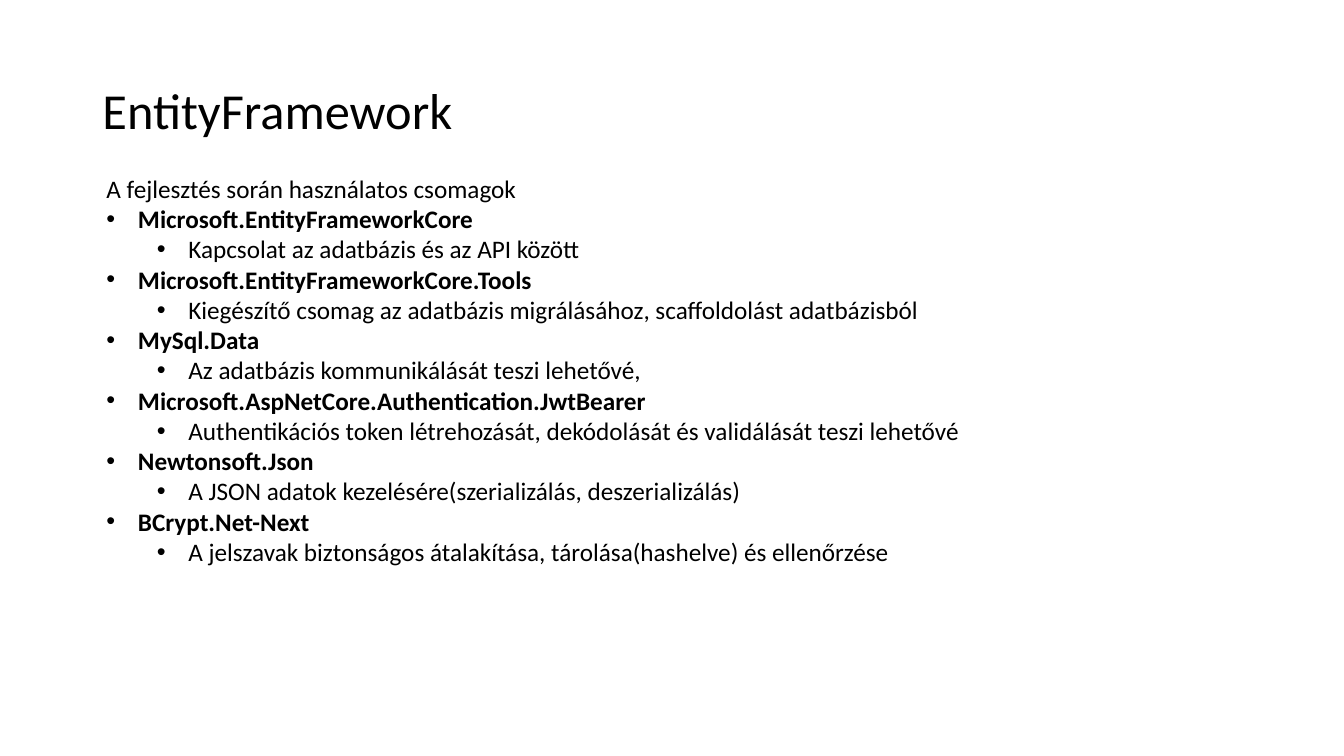
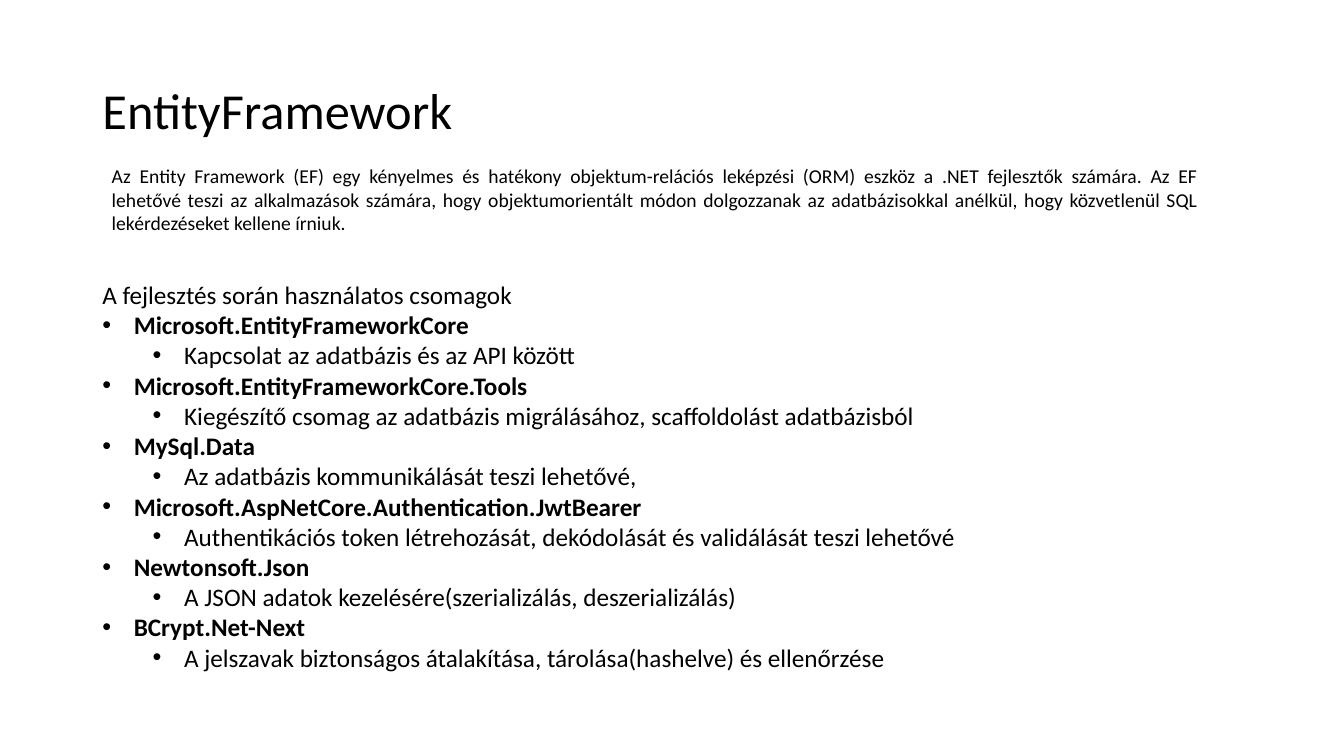
Before and after one commit to tothv1/Vizsgamunka, a slide deck: slide 3 of Syntax_Quest.pptx. Drawn at 1344x756 pixels with LibreOffice and Linux fonts; fonts in the diff are those of the drawing. Boxes give left, top, right and bottom in pixels: in the first picture for what was removed or moved away, otherwise in the second. Text is boxed around its words. In the diff, an @@ line names an element or a change of style, - is before the commit and + after.

Commit message:
ppt update

```diff
--- a/Syntax_Quest.pptx
+++ b/Syntax_Quest.pptx
@@ text added at (x1=112, y1=169, x2=1197, y2=230), 14 pt, text #000000 @@
+Az Entity Framework (EF) egy kényelmes és hatékony objektum-relációs leképzési (ORM) eszköz a .NET fejlesztők számára. Az EF lehetővé teszi az alkalmazások számára, hogy objektumorientált módon dolgozzanak az adatbázisokkal anélkül, hogy közvetlenül SQL lekérdezéseket kellene írniuk.
@@ text "A fejlesztés során használatos csomagok" moved from (x1=106, y1=180, x2=959, y2=566) to (x1=102, y1=286, x2=954, y2=672) @@
```
